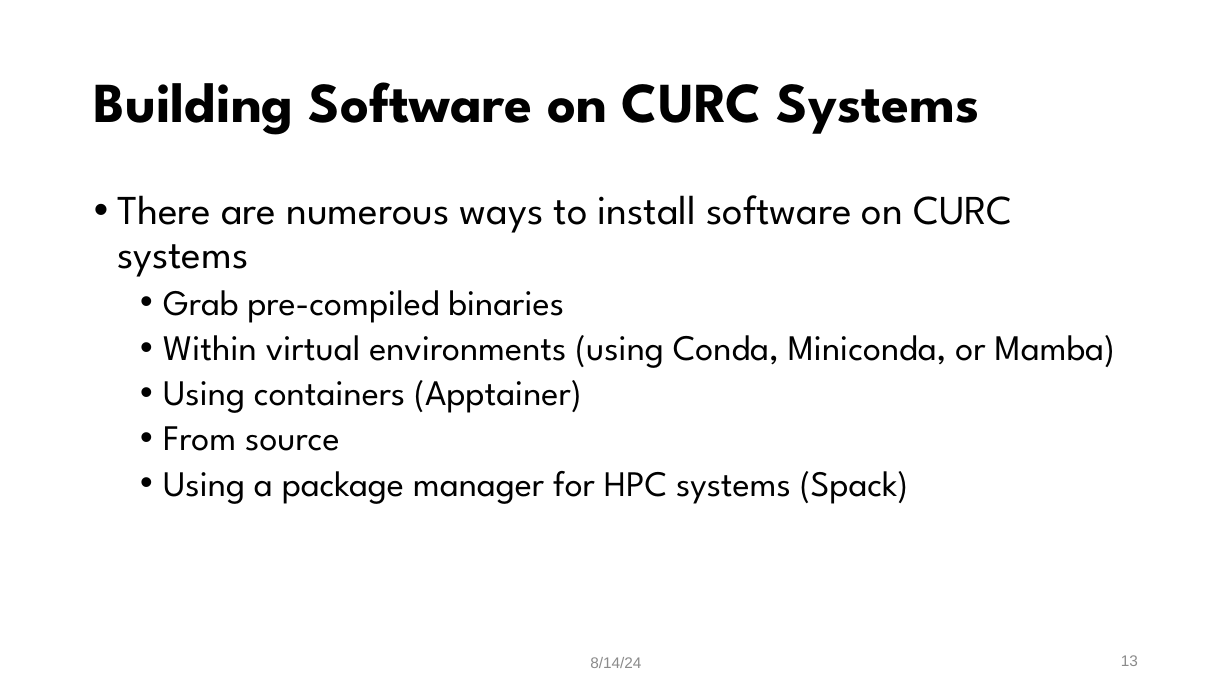
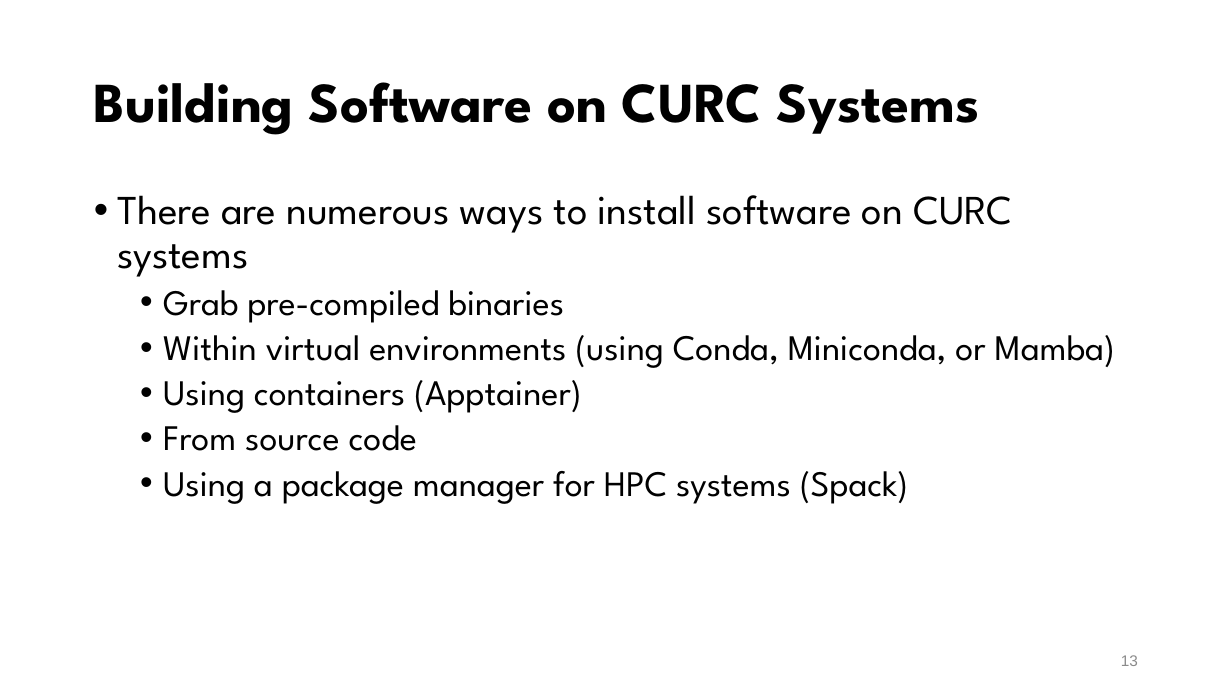
Before and after one commit to mohalkh5/hpc_fundamentals_micro_credential, a slide deck: slide 13 of installing_software/installing_software.pptx. Drawn at 1232x693 pixels with LibreOffice and Linux fonts; fonts in the diff are those of the drawing; background and template pictures are left out. Boxes give left, top, right and bottom in pixels: in the first picture for what was removed or moved away, otherwise in the second. Text is boxed around its words. In the diff, an @@ line names an element or a change of style, - is before the commit and + after.

```diff
--- a/installing_software/installing_software.pptx
+++ b/installing_software/installing_software.pptx
@@ text at box(163, 425, 417, 451): text changed @@
-  • From source
+  • From source code
@@ text removed at box(590, 657, 641, 668) @@
-8/14/24
```
Also in this commit, not shown: 44 other slides changed.
